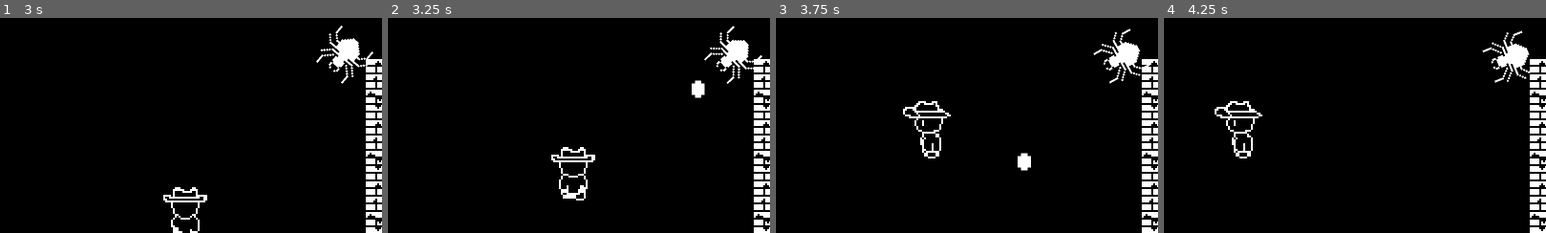
Above: before the commit, frames 1-4 (left to right).
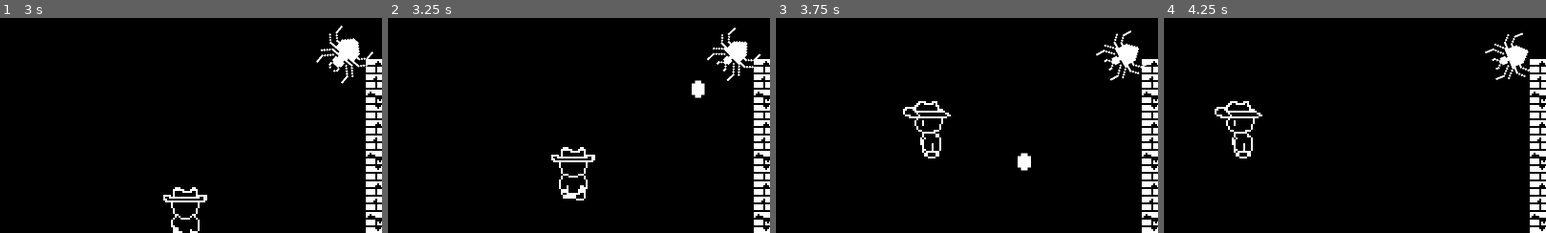
Above: after the commit, the same moments.

Repository: Tracychun13/twilight-tower
Game: Godot game, scene res://scenes/game_level_1.tscn
Same seed, same stepped clock (60 frames per second), same inputs: the game is played once before the commit and once after it.
Inputs:
- Up to frame 1 (3 s): tap Enter at 0.5 s; hold D (right) 0.53-1.28 s; hold K (attack) 0.53-1.28 s; hold S (down) 1.28-2.03 s; tap J (shield) at 1.35, 2.85 s; hold D (right) 2.03-2.78 s; hold K (attack) 2.03-2.78 s; hold W (up) from 2.78 s (still down)
- Up to frame 2 (3.25 s): keep holding W (up)
- Up to frame 3 (3.75 s): release W (up) at 3.53 s; hold A (left) from 3.53 s (still down); hold K (attack) from 3.53 s (still down)
- Up to frame 4 (4.25 s): keep holding A (left); keep holding K (attack)
The pictures show only the part of the screen within x 23-73%, y 27-77%; the shares and areas given below are measured in that part.

Frame 1 is identical in both runs. In frame 2, 0.6% of the frame differs, in the area x 82-98%, y 3-31%; in frame 3, 0.6%; in frame 4, 0.6%.

Commit message:
Shoot animation for spider

Diff:
--- a/twilight-tower/scenes/game_level_1.tscn
+++ b/twilight-tower/scenes/game_level_1.tscn
@@ -546,7 +546,7 @@
 hole = NodePath("../hole")
 home = Vector2(220, 110)
 
-[node name="spider" parent="." node_paths=PackedStringArray("player") instance=ExtResource("9_ltl2o")]
+[node name="Spider" parent="." node_paths=PackedStringArray("player") instance=ExtResource("9_ltl2o")]
 position = Vector2(-29, 43)
 level_name = "Game_1"
 player = NodePath("../Player")
--- a/twilight-tower/scenes/spider.tscn
+++ b/twilight-tower/scenes/spider.tscn
@@ -73,11 +73,11 @@
 "texture": SubResource("AtlasTexture_2bwjl")
 }],
 "loop": true,
-"name": &"default",
+"name": &"shoot",
 "speed": 5.0
 }]
 
-[node name="spider" type="Node2D"]
+[node name="Spider" type="Node2D"]
 script = ExtResource("1_chsok")
 
 [node name="Timer" type="Timer" parent="."]
@@ -93,7 +93,7 @@
 [node name="AnimatedSprite2D" type="AnimatedSprite2D" parent="."]
 rotation = 4.71239
 sprite_frames = SubResource("SpriteFrames_u7srs")
-frame_progress = 0.195541
+animation = &"shoot"
 
 [connection signal="timeout" from="Timer" to="." method="_on_timer_timeout"]
 [connection signal="body_entered" from="activation_region" to="." method="_on_activation_region_body_entered"]
--- a/twilight-tower/scripts/spider.gd
+++ b/twilight-tower/scripts/spider.gd
@@ -4,6 +4,7 @@
 @export var player: CharacterBody2D
 @onready var main = get_tree().get_root().get_node(level_name)
 @onready var spit = load("res://scenes/web_spit.tscn")
+@onready var sprite2d = $AnimatedSprite2D
 var can_shoot = false
 
 func _ready() -> void:
@@ -16,6 +17,8 @@
 	web.spawn_position = self.position
 	web.player = player
 	main.add_child.call_deferred(web)
+	sprite2d.play("shoot")
+
 
 func _process(delta: float) -> void:
 	look_at(player.position)
